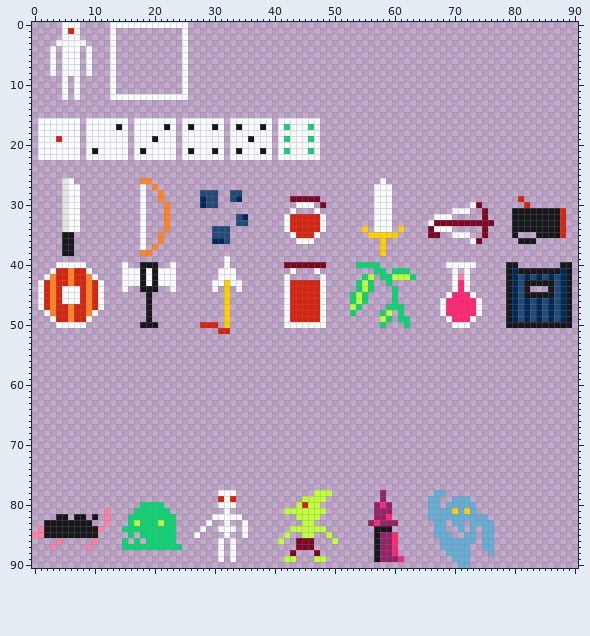
Pixel-art file: Resources/Sprites.aseprite. That is the earlier state.
91x91 pixels, 1 frame.
The same view after the edit:
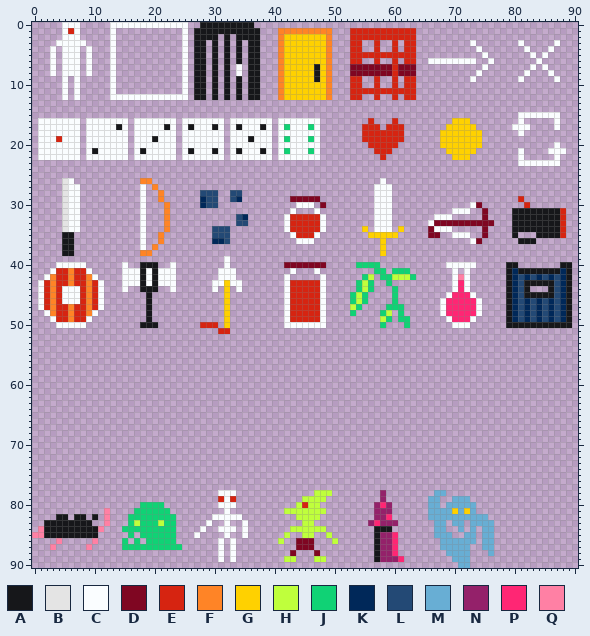
Palette (. is transparent): A #16171a  B #e4e4e4  C #fafdff  D #7f0622  E #d62411  F #ff8426  G #ffd100  H #bfff3c  J #10d275  K #002859  L #234975  M #68aed4  N #94216a  P #ff2674  Q #ff80a4
Diff:
The edit adds colour A in row 0 at x 28 to 36; in row 1 at x 27 to 37; in row 2 at x 27 to 30, 32 and 34 to 37; in rows 3 to 6 at x 27 to 28, 30, 32, 34 and 36 to 37; in rows 7 to 8 at x 27 to 28, 30, 32, 36 to 37 and 47; in row 9 at x 27 to 28, 30, 32, 34, 36 to 37 and 47.
The edit adds colour A in rows 10 to 12 at x 27 to 28, 30, 32, 34 and 36 to 37.
The edit adds colour C in row 3 at x 73, 81 and 87; in row 4 at x 74, 82 and 86; in row 5 at x 75, 83 and 85; in row 6 at x 66 to 73, 76 and 84; in row 7 at x 34, 75, 83 and 85; in row 8 at x 34, 74, 82 and 86.
The edit adds colour C in row 9 at x 73, 81 and 87; in row 15 at x 81 to 87; in row 16 at x 81 and 87; in row 17 at x 80 to 82 and 87; in row 18 at x 81; in row 20 at x 87.
The edit adds colour C in row 21 at x 81 and 86 to 88; in row 22 at x 81 and 87; in row 23 at x 81 to 87.
The edit adds colour D in rows 7 to 8 at x 53 to 59 and 61 to 63.
The edit adds colour E in rows 1 to 2 at x 53 to 63; in rows 3 to 4 at x 53 to 54, 57, 60 and 62 to 63; in row 5 at x 53 to 63; in row 6 at x 53 to 54, 57, 60 and 62 to 63; in rows 7 to 8 at x 60; in rows 9 to 10 at x 53 to 54, 57, 60 and 62 to 63.
The edit adds colour E in row 11 at x 53 to 63; in row 12 at x 53 to 54, 57, 60 and 62 to 63; in row 16 at x 56 and 60; in row 17 at x 55 to 57 and 59 to 61; in rows 18 to 19 at x 55 to 61; in row 20 at x 56 to 60.
The edit adds colour E in row 21 at x 57 to 59; in row 22 at x 58.
The edit adds colour F in row 1 at x 41 to 49; in rows 2 to 12 at x 41 and 49.
The edit adds colour G in rows 2 to 6 at x 42 to 48; in rows 7 to 9 at x 42 to 46 and 48; in rows 10 to 12 at x 42 to 48; in row 16 at x 70 to 72; in row 17 at x 69 to 73; in rows 18 to 20 at x 68 to 74.
The edit adds colour G in row 21 at x 69 to 73; in row 22 at x 70 to 72.
Where, in picture pixels (left, top, right, bottom), the same in both pictures:
added: (194, 22, 494, 160)
added: (518, 40, 560, 82)
added: (512, 112, 566, 166)
